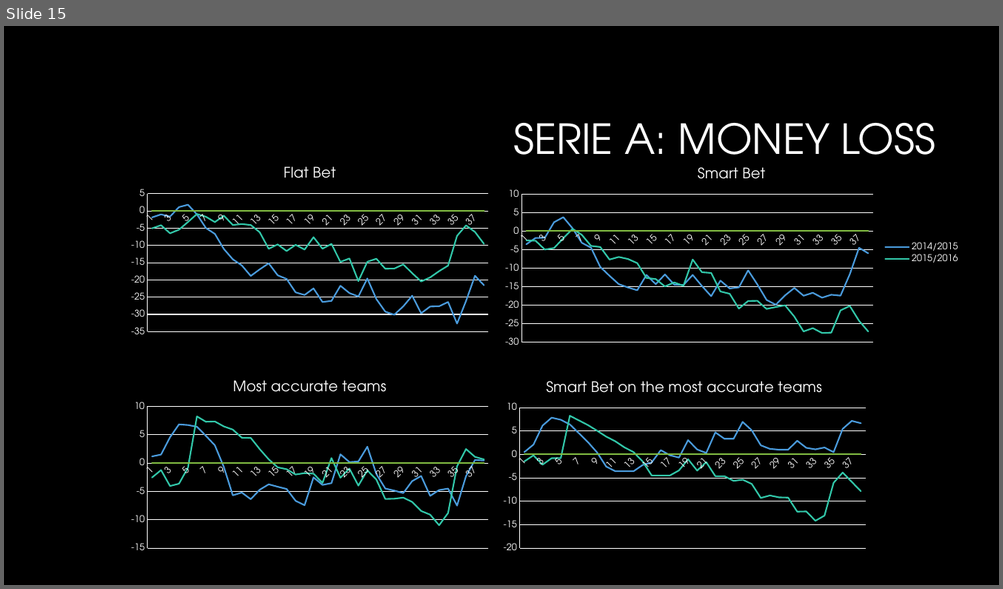
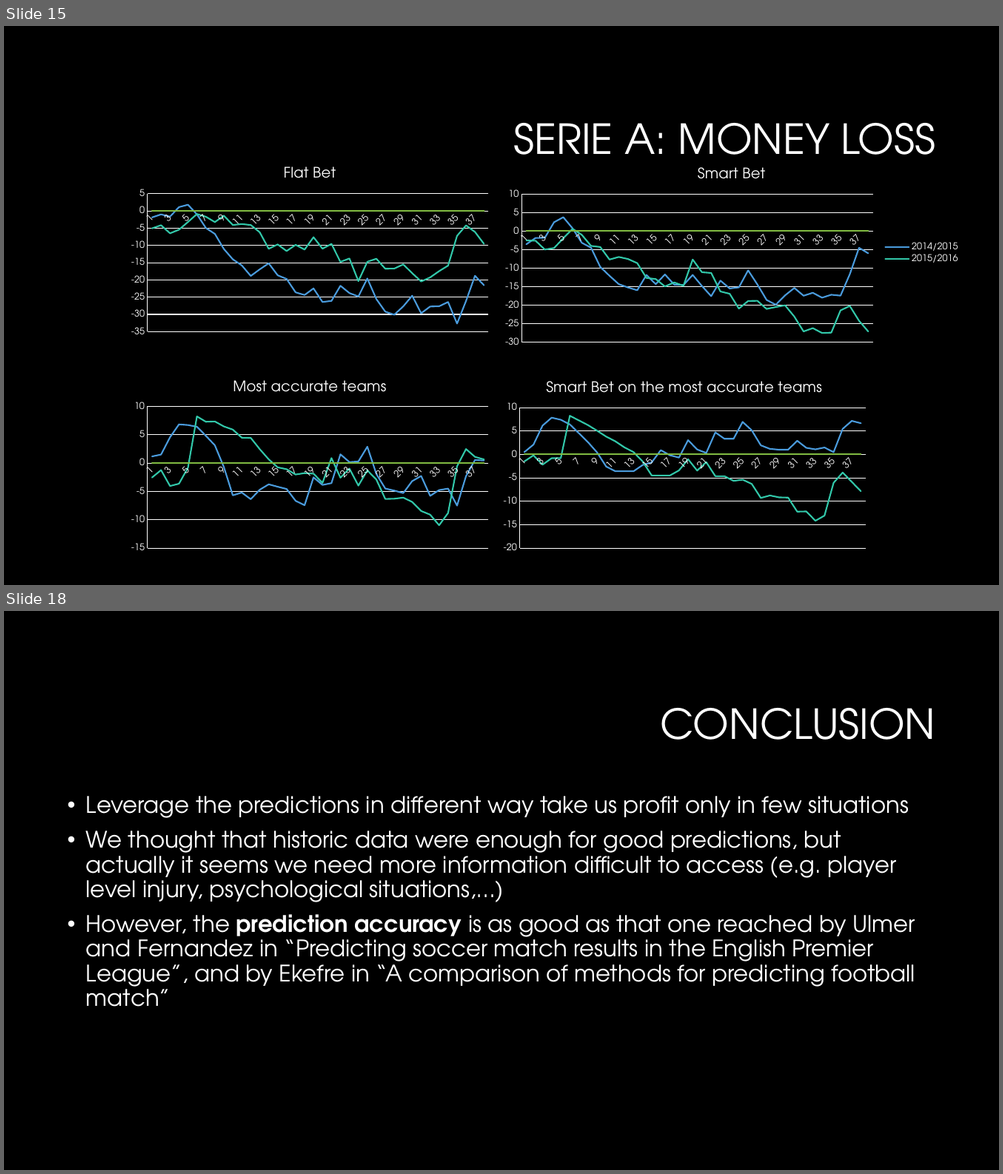
Before and after one commit to P1Analytics/DataMining-Football-Match-Prediction, a slide deck: TODO/spa_presentation.pptx. Shown one above the other, each under a label of ours: slide 15 before the commit, slides 15 and 18 after it; the slides between them are not shown. The pictures are 1003x589 and 1003x1174 pixels, drawn with LibreOffice and Linux fonts; fonts in the diff are those of the drawing; background and template pictures are left out. Boxes give left, top, right and bottom in pixels: in the first picture for what was removed or moved away, otherwise in the second. Text is boxed around its words. In the diff, an @@ line names an element or a change of style, - is before the commit and + after.

Commit message:
conclusions

```diff
--- a/TODO/spa_presentation.pptx
+++ b/TODO/spa_presentation.pptx
@@ slide 18 added at [4,611,999,1170], background #000000 @@
@@ title added at [660,708,935,740], 40 pt, text #FFFFFF @@
+CONCLUSION
@@ text added at [86,796,914,1007], 22 pt, text #FFFFFF @@
+• Leverage the predictions in different way take us profit only in few situations
+• We thought that historic data were enough for good predictions, but actually it seems we need more information difficult to access (e.g. player level injury, psychological situations,…)
+• However, the prediction accuracy is as good as that one reached by Ulmer and Fernandez in “Predicting soccer match results in the English Premier League”, and by Ekefre in “A comparison of methods for predicting football match”
```
Also in this commit, not shown: 3 slides changed, 2 slides removed, 5 other files.
